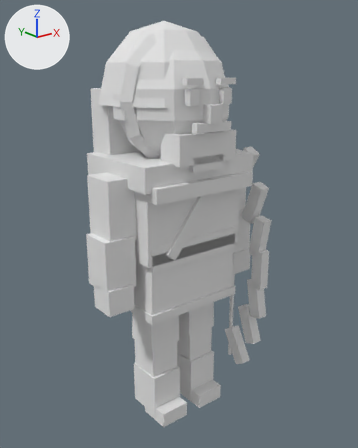
Two versions of the glTF model sample_project/assets/3d/units/britons/archer_a1.glb, one commit apart.
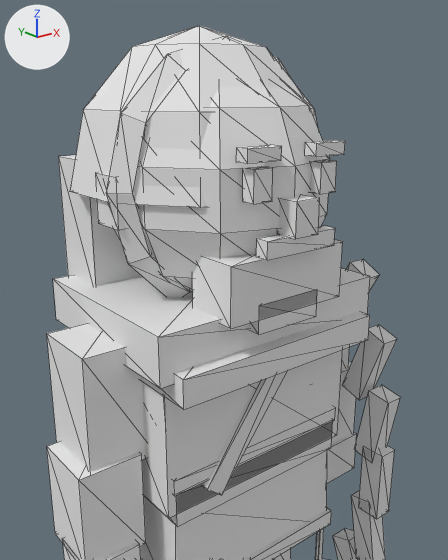
Each version appears first whole from a 50 mm camera at (-1.326, -1.697, 1.591) aimed at (0.04, 0.011, 0.908), and next in a close-up from a 50 mm camera at (-0.832, -1.061, 1.66) aimed at (0.088, 0.089, 1.201). The axes (+X, +Y, +Z) are drawn at upper left. The lights are the same throughout. The older version's two pictures come first. The close-ups show mesh edges as thin lines. Vertices at exactly the same position are counted once.

The first close-up shows 'Body'.
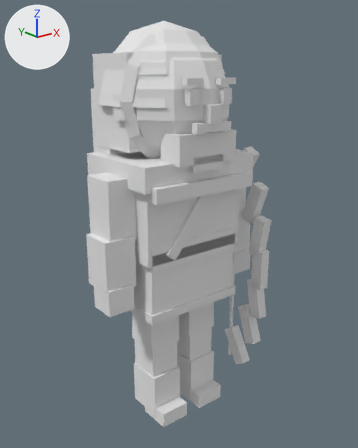
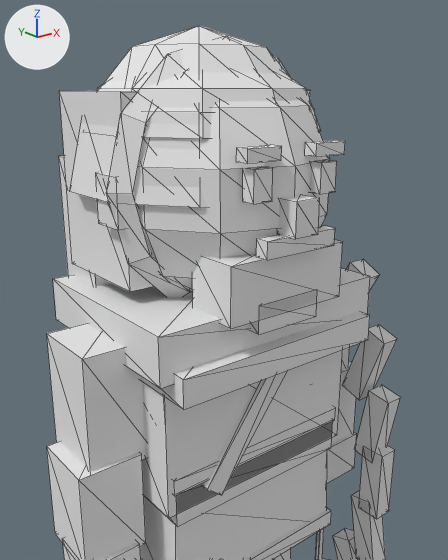
The newer file is also rescaled (x1.02) as a whole; pictures and numbers use the older file's frame.

Changed parts and their boxes [x1, y1, x2, y2] in the close-ups (448 x 560 px):
part 1 of me_body, added: after [59, 90, 310, 292]
part 2 of me_body, built on (mostly hidden before): before [225, 36, 281, 66]; after [97, 36, 320, 139]

What changed in the scene script:
```text
Change me_body:
    used by ob_body; location = (0.0, 0.0, 0.0)
    remove me_body.from_pydata(...)  # 585 vertices, 958 faces; spans x -0.41..0.41, y -0.27..0.34, z 0.0..1.78
    add me_body.from_pydata(...)  # 624 vertices, 1028 faces; spans x -0.41..0.41, y -0.27..0.34, z 0.0..1.78
    me_body part 1: a new loose piece, a box spanning x -0.24..0.24, y -0.03..0.23, z 1.27..1.65, in mat_pe_unitpalette (white #e7e7e7)
    me_body part 2
    6 vertices are removed from x 0.16..0.22, y 0.23, z 1.34..1.4
    43 faces are deleted
    7 vertices move within x 0.0..0.22, y -0.07..0.23, z 1.34..1.72
    37 vertices are added at x -0.25..0.25, y -0.2..0.3, z 1.34..1.74
    101 new faces join them
    other edits to the shape of me_body do not show in these pictures
```
